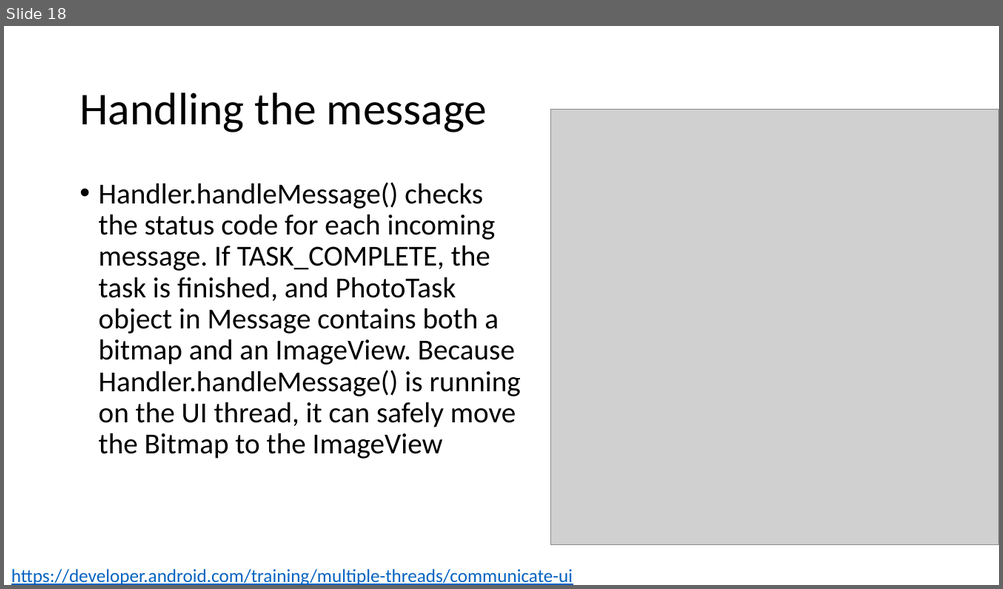
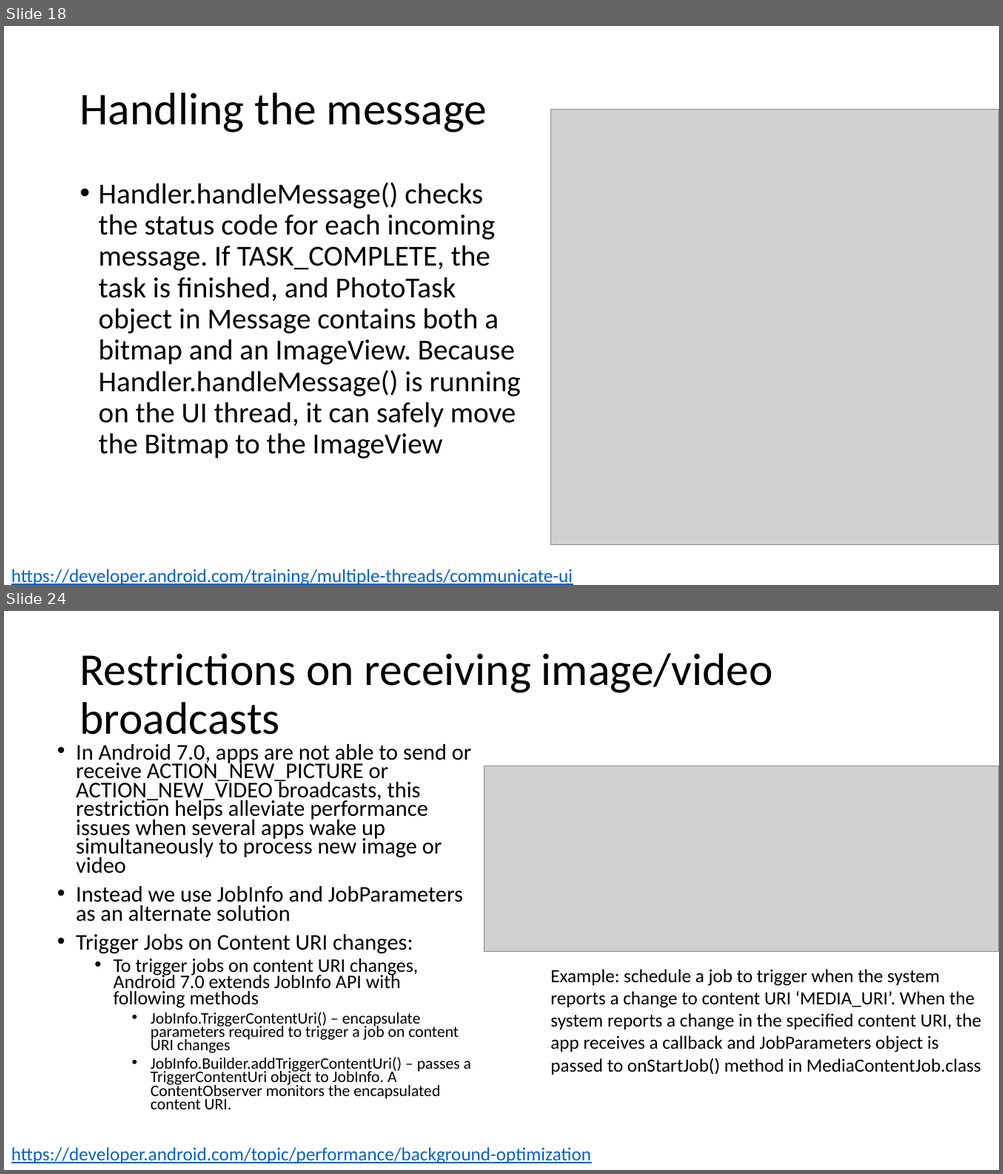
Before and after one commit to russellu/cs230, a slide deck: Lecture_BackgroundTasks.pptx. Shown one above the other, each under a label of ours: slide 18 before the commit, slides 18 and 24 after it; the slides between them are not shown. The pictures are 1003x589 and 1003x1174 pixels, drawn with LibreOffice and Linux fonts; fonts in the diff are those of the drawing; grey boxes stand for pictures. Boxes give left, top, right and bottom in pixels: in the first picture for what was removed or moved away, otherwise in the second. Text is boxed around its words. In the diff, an @@ line names an element or a change of style, - is before the commit and + after.

```diff
--- a/Lecture_BackgroundTasks.pptx
+++ b/Lecture_BackgroundTasks.pptx
@@ slide 24 added at (4,611,999,1170), background #FFFFFF @@
@@ title added at (79,653,773,745), 44 pt, text #000000 @@
+Restrictions on receiving image/video broadcasts
@@ text added at (76,744,472,1110), 21.7 pt, text #000000 @@
+• In Android 7.0, apps are not able to send or receive ACTION_NEW_PICTURE or ACTION_NEW_VIDEO broadcasts, this restriction helps alleviate performance issues when several apps wake up simultaneously to process new image or video
+• Instead we use JobInfo and JobParameters as an alternate solution
+• Trigger Jobs on Content URI changes:
+  • To trigger jobs on content URI changes, Android 7.0 extends JobInfo API with following methods
+    • JobInfo.TriggerContentUri() – encapsulate parameters required to trigger a job on content URI changes
+    • JobInfo.Builder.addTriggerContentUri() – passes a TriggerContentUri object to JobInfo. A ContentObserver monitors the encapsulated content URI.
@@ picture added at (484,766,999,952) @@
@@ text added at (550,969,981,1075), 18 pt, text #000000 @@
+Example: schedule a job to trigger when the system reports a change to content URI ‘MEDIA_URI’. When the system reports a change in the specified content URI, the app receives a callback and JobParameters object is passed to onStartJob() method in MediaContentJob.class
@@ text added at (11,1147,591,1165), 18 pt, text #0563C1, underline @@
+https://developer.android.com/topic/performance/background-optimization
```
Also in this commit, not shown: 1 slide changed, 6 other slides added, 7 other files.
